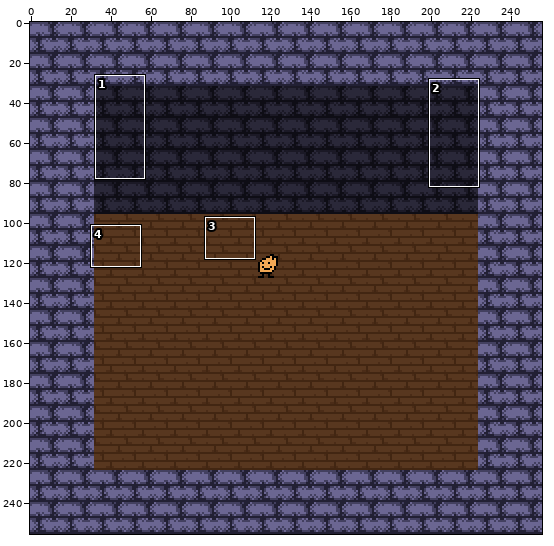
One commit to this sprite sheet: assets/maps/room16.png. Above: a wide view before the commit, with the close-up outlined.
Close-up. As it was:
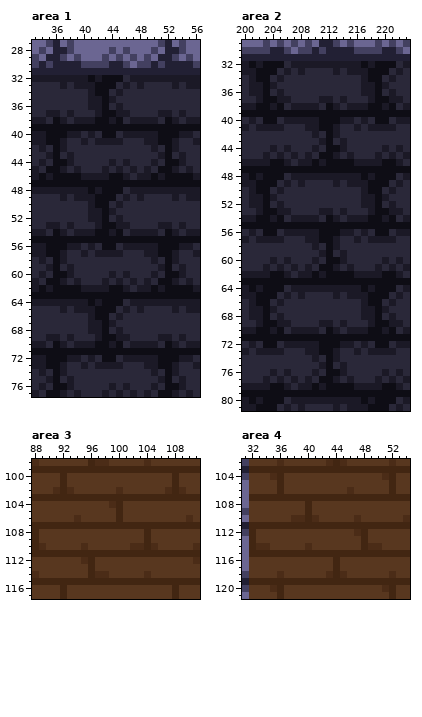
The file is 256x256 pixels. Colours within 5 levels of each other are drawn and written as one. Shown: area 1: x 33..56, y 27..77; area 2: x 200..223, y 29..81; area 3: x 88..111, y 98..117; area 4: x 31..54, y 102..121. The commit also changed other parts of the picture, which this record leaves out.
The result:
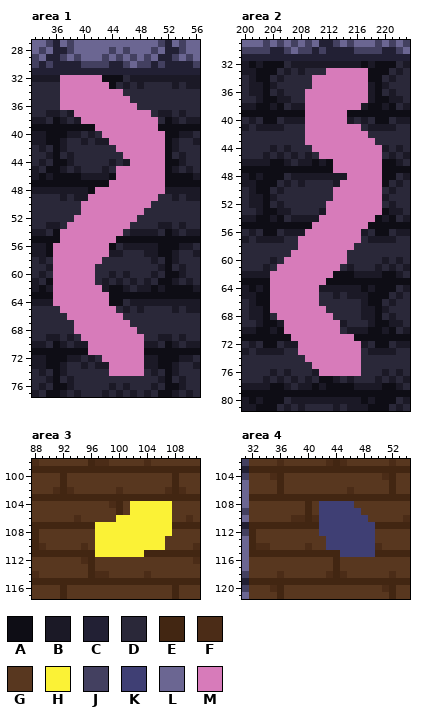
Palette (. is transparent): A #0e0d15  B #1b1926  C #222034  D #2a2839  E #422612  F #4b2c17  G #58371f  H #fbf236  J #434060  K #3f3f74  L #6b6692  M #d77bba
What changed:
Changed rows in their new state; - is an unchanged pixel.
Area 1:
first column x 36:
32 -MMMMMM---------
33 -MMMMMMM--------
34 -MMMMMMMMM------
35 -MMMMMMMMMM-----
36 -MMMMMMMMMMM----
37 ---MMMMMMMMMMM--
38 ----MMMMMMMMMMM-
39 ------MMMMMMMMM-
40 -------MMMMMMMMM
41 --------MMMMMMMM
42 ---------MMMMMMM
43 ----------MMMMMM
44 -----------MMMMM
45 ---------MMMMMMM
46 ---------MMMMMMM
47 --------MMMMMMMM
48 ------MMMMMMMMMM
49 -----MMMMMMMMMM-
50 ----MMMMMMMMMM--
51 ----MMMMMMMMM---
52 ---MMMMMMMMM----
53 --MMMMMMMMM-----
54 -MMMMMMMMM------
55 -MMMMMMMM-------
56 MMMMMMMM--------
57 MMMMMMMM--------
58 MMMMMMM---------
59 MMMMMM----------
60 MMMMMM----------
61 MMMMMM----------
62 MMMMMMM---------
63 MMMMMMMM--------
64 MMMMMMMM--------
65 -MMMMMMMM-------
66 --MMMMMMMM------
67 ---MMMMMMMM-----
68 ---MMMMMMMMM----
69 ----MMMMMMMMM---
70 -----MMMMMMMM---
71 -----MMMMMMMM---
72 -------MMMMMM---
73 --------MMMMM---
74 --------MMMMM---
Area 2:
first column x 204:
33 --------MMMMMM--
34 ------MMMMMMMM--
35 ------MMMMMMMM--
36 -----MMMMMMMMM--
37 -----MMMMMMMMM--
38 -----MMMMMMMM---
39 -----MMMMMM-----
40 -----MMMMMM-----
41 -----MMMMMMMM---
42 -----MMMMMMMMM--
43 -----MMMMMMMMMM-
44 ------MMMMMMMMMM
45 -------MMMMMMMMM
46 ---------MMMMMMM
47 ---------MMMMMMM
48 -----------MMMMM
49 ----------MMMMMM
50 ---------MMMMMMM
51 ---------MMMMMMM
52 --------MMMMMMMM
53 --------MMMMMMMM
54 -------MMMMMMMM-
55 ------MMMMMMMM--
56 -----MMMMMMMM---
57 ----MMMMMMMMM---
58 ----MMMMMMMM----
59 ---MMMMMMMM-----
60 --MMMMMMMMM-----
61 -MMMMMMMMM------
62 MMMMMMMMM-------
63 MMMMMMMM--------
64 MMMMMMM---------
65 MMMMMMM---------
66 MMMMMMM---------
67 MMMMMMMM--------
68 -MMMMMMMM-------
69 --MMMMMMMM------
70 --MMMMMMMM------
71 ---MMMMMMMMM----
72 ----MMMMMMMMM---
73 ----MMMMMMMMM---
74 -----MMMMMMMM---
75 ------MMMMMMM---
76 -------MMMMMM---
Area 3:
first column x 97:
104 -----HHHHHH
105 -----HHHHHH
106 ---HHHHHHHH
107 HHHHHHHHHHH
108 HHHHHHHHHHH
109 HHHHHHHHHH-
110 HHHHHHHHHH-
111 HHHHHHH----
Area 4:
first column x 42:
108 KKKKK---
109 KKKKKK--
110 KKKKKKK-
111 KKKKKKKK
112 KKKKKKKK
113 -KKKKKKK
114 -KKKKKKK
115 ---KKKKK
Boxes around the changes in both close-ups, in picture pixels (x1, y1, x2, y2):
changed: (53, 75, 165, 376)
changed: (270, 68, 382, 376)
changed: (95, 501, 172, 557)
changed: (319, 501, 375, 557)
